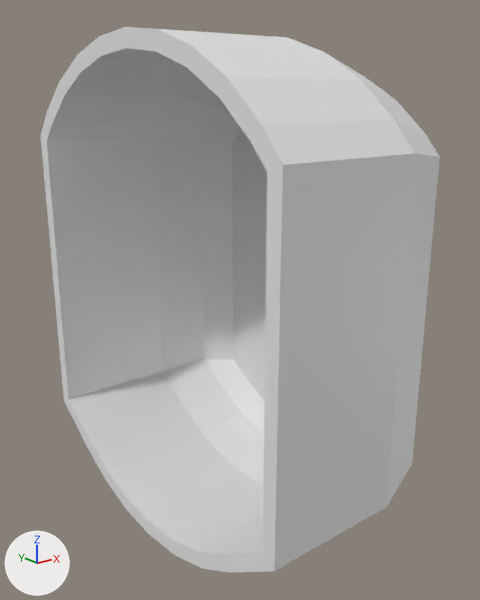
The FBX model SUBMARİNE PUZZLE GAME/Assets/Art/Meshes/SM_SubmarineFrontBase.fbx as it was, and as the next commit left it.
Before and after are seen from a 50 mm camera at (-7.56, -11.55, 3.46) aimed at (1.57, -0.14, -1.11). The axes (+X, +Y, +Z) are drawn at lower left. The lights are the same throughout.

The first picture shows 'SM_SubmarineFrontBase'.
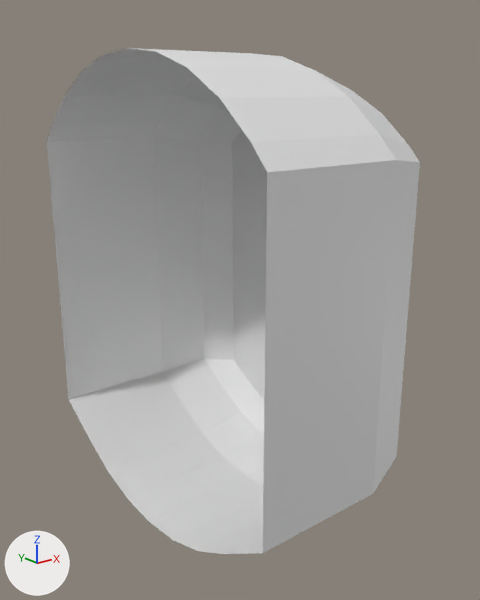
Changed parts and their boxes [x1, y1, x2, y2] in the pictures (480 x 600 px):
'SM_SubmarineFrontBase', reshaped (6% narrower, 7% shorter)
    before: [41, 27, 440, 573]
    after: [47, 48, 420, 554]
part 1 of me_cylinder_006, cut back
    before: [41, 27, 440, 573]
    after: [47, 48, 396, 554]

The change, as a diff of the scene's bpy script:
```diff
--- a/SUBMARİNE PUZZLE GAME/Assets/Art/Meshes/SM_SubmarineFrontBase.fbx.py
+++ b/SUBMARİNE PUZZLE GAME/Assets/Art/Meshes/SM_SubmarineFrontBase.fbx.py
@@ me_cylinder_006 @@
 # used by ob_sm_submarinefrontbase; location = (0.0, 0.0, -0.88)
-me_cylinder_006.from_pydata(...)  # 158 vertices, 144 faces; spans x -1.0..4.02, y -4.34..4.34, z -5.47..5.47
+me_cylinder_006.from_pydata(...)  # 98 vertices, 82 faces; spans x -1.0..3.65, y -4.0..4.0, z -5.11..5.11
+# me_cylinder_006 part 1
+# 80 vertices are removed from x -1.0..4.02, y -4.34..4.34, z -5.47..5.47
+# 102 faces are deleted
+# 2 vertices are added at (0.48, 4.0, -3.52), (0.48, -4.0, -3.52)
+# 18 new vertices lie (-1.49, 0.0, 0.0) away from vertices in x 1.97, y -4.0..4.0, z -5.11..5.11
+# 40 new faces join them
```
